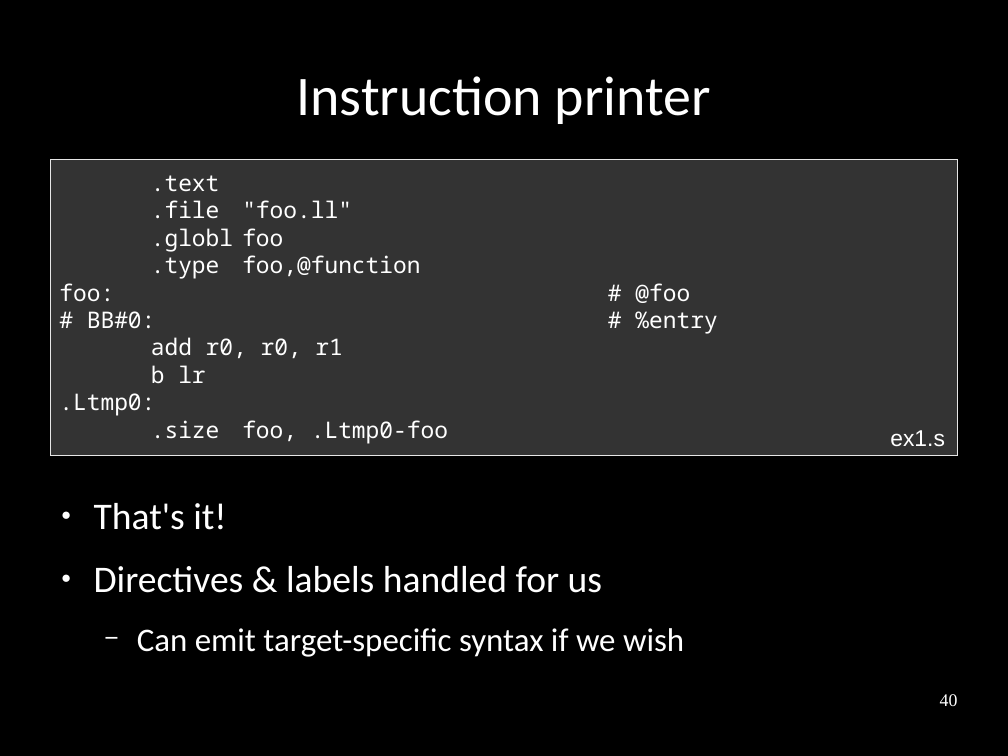
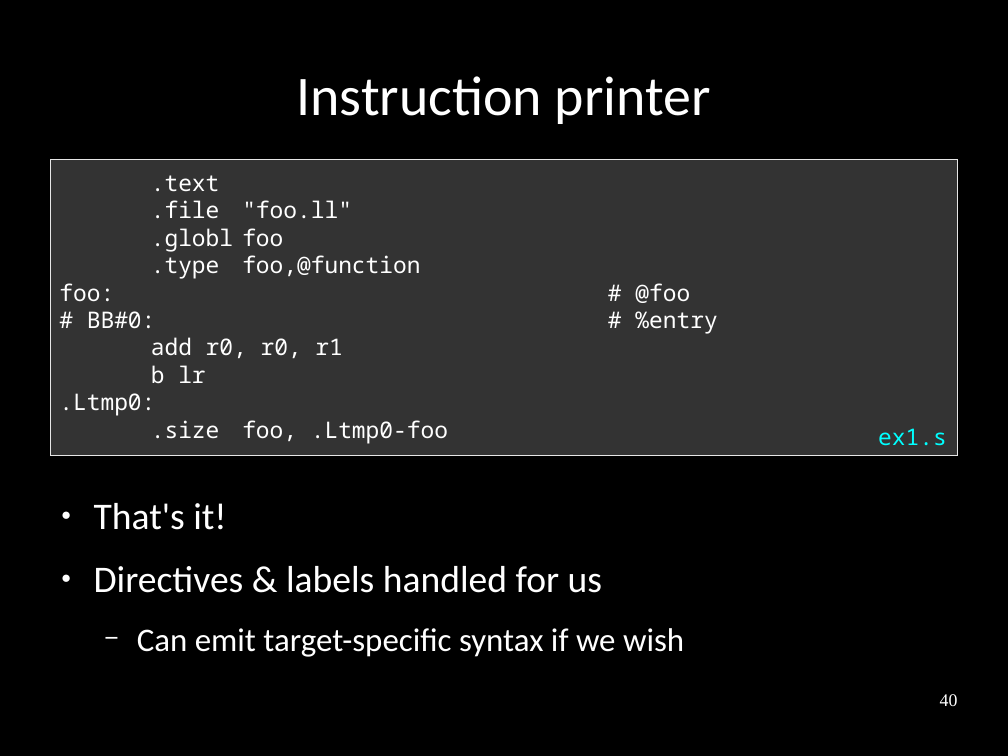
Before and after one commit to frasercrmck/llvm-leg, a slide deck: slide 40 of docs/Codeplay/Slides.odp. Drawn at 1008x756 pixels with LibreOffice and Linux fonts; fonts in the diff are those of the drawing. Boxes give left, top, right and bottom in pixels: in the first picture for what was removed or moved away, otherwise in the second. Text is boxed around its words. In the diff, an @@ line names an element or a change of style, - is before the commit and + after.

```diff
--- a/docs/Codeplay/Slides.odp
+++ b/docs/Codeplay/Slides.odp
@@ text "ex1.s" at [878,428,947,446]: font Arial to Noto Sans Mono, text colour #FFFFFF to #00FFFF @@
```
Also in this commit, not shown: 3 other slides changed.
